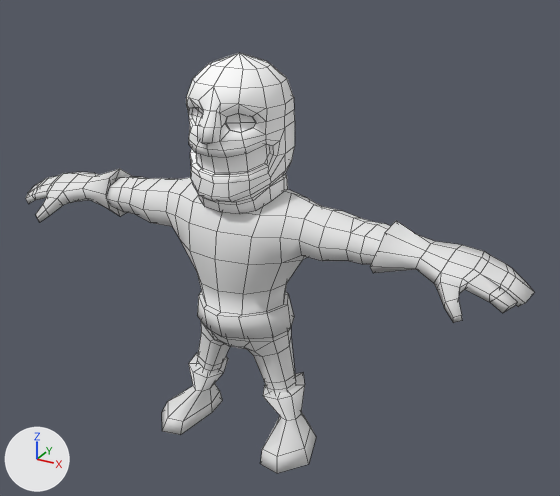
Renders of the FBX model Assets/hero/player.fbx from each side of a commit.
Before and after are seen from a camera (50 mm lens) standing at (4.78, -7.77, 6.63) and looking at (0.43, 0.13, 2.68). The lights are fixed; the arrows at lower left show +X, +Y and +Z. Mesh edges are drawn as thin lines. Vertices at the same position are counted once.
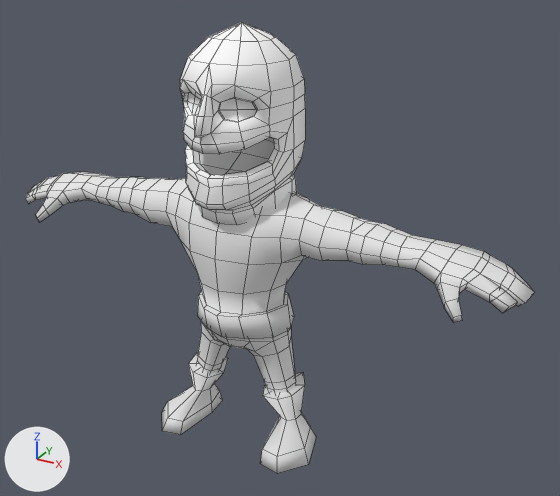
Diff of the bpy script that builds the scene:
```diff
--- a/Assets/hero/player.fbx.py
+++ b/Assets/hero/player.fbx.py
@@ me_mesh @@
 # used by ob_circle_005; location = (0.0, 0.0, 0.0)
-me_mesh.from_pydata(...)  # 253 vertices, 248 faces; spans x -0.62..0.62, y -0.87..0.61, z 3.31..5.1
+me_mesh.from_pydata(...)  # 263 vertices, 276 faces; spans x -0.7..0.7, y -1.01..0.84, z 3.19..5.43
+# me_mesh part 2: the loose piece of 235 vertices spanning x -0.62..0.62, y -0.87..0.61, z 3.31..5.1 is rebuilt with 263 vertices and now spans x -0.7..0.7, y -1.01..0.84, z 3.19..5.43
+# me_mesh part 3: the loose piece of 18 vertices spanning x -0.51..0.51, y -0.71..-0.19, z 3.81..4.18 is deleted
 me_mesh.materials.append(mat_material_001)
@@ me_mesh_001 @@
 # used by ob_circle; location = (0.0, 0.0, 0.0)
-me_mesh_001.from_pydata(...)  # 493 vertices, 498 faces; spans x -3.59..3.59, y -0.81..0.49, z -0.01..3.63
+me_mesh_001.from_pydata(...)  # 475 vertices, 482 faces; spans x -3.59..3.59, y -0.81..0.49, z -0.01..3.63
+# me_mesh_001 part 1
+# 34 vertices are removed from x -2.15..2.15, y -0.39..0.31, z 2.79..3.38
+# 48 faces are deleted
+# 16 vertices move from x -2.43..2.43, y -0.29..0.15, z 2.94..3.21 to x -2.44..2.44, y -0.31..0.18, z 2.92..3.23
+# 16 vertices are added at x -2.15..2.15, y -0.33..0.23, z 2.9..3.25
+# 32 new faces join them
 me_mesh_001.materials.append(mat_material)
```

Location of each change, [x1, y1, x2, y2] in pixels of the pictures (560 x 496 px; the box of a moved part takes in the faces that stretch with it):
'Circle', reshaped: before [26, 169, 535, 473]; after [26, 172, 535, 473]
'Circle.005', reshaped (15% wider, 26% taller): before [186, 53, 295, 214]; after [180, 22, 305, 225]
part 1 of me_mesh_001, moved or reshaped: before [63, 169, 461, 283]; after [63, 173, 461, 283]
part 2 of me_mesh, rebuilt (15% wider, 26% taller): before [186, 53, 295, 214]; after [180, 22, 305, 225]
part 3 of me_mesh, deleted: before [196, 144, 270, 174]
